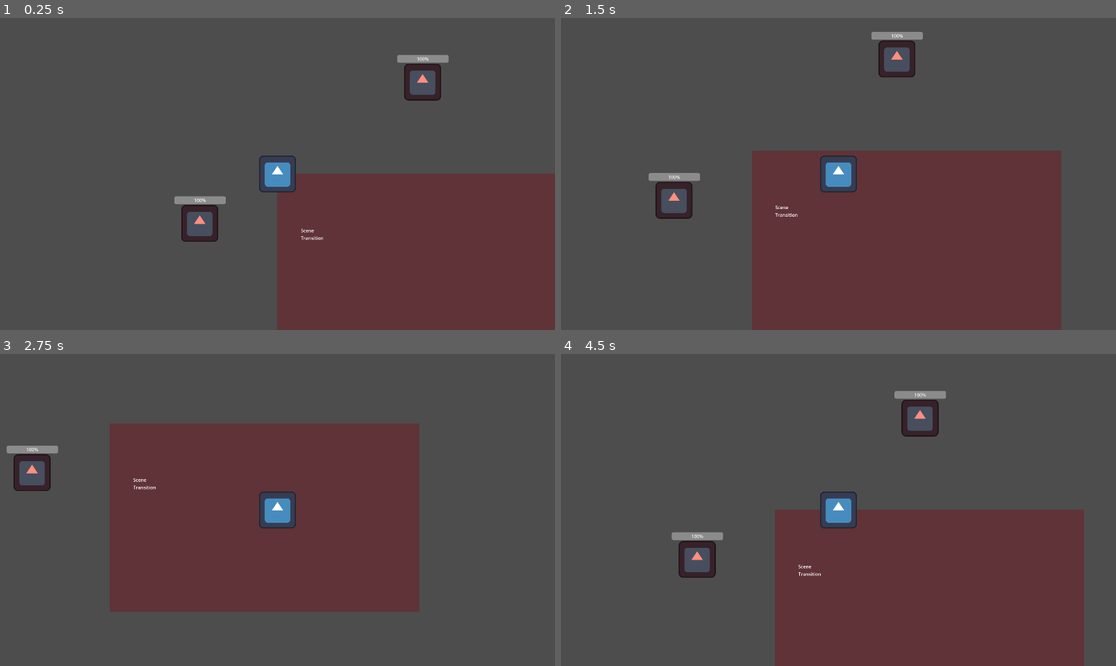
Above: before the commit, frames 1-4 (two rows, left to right).
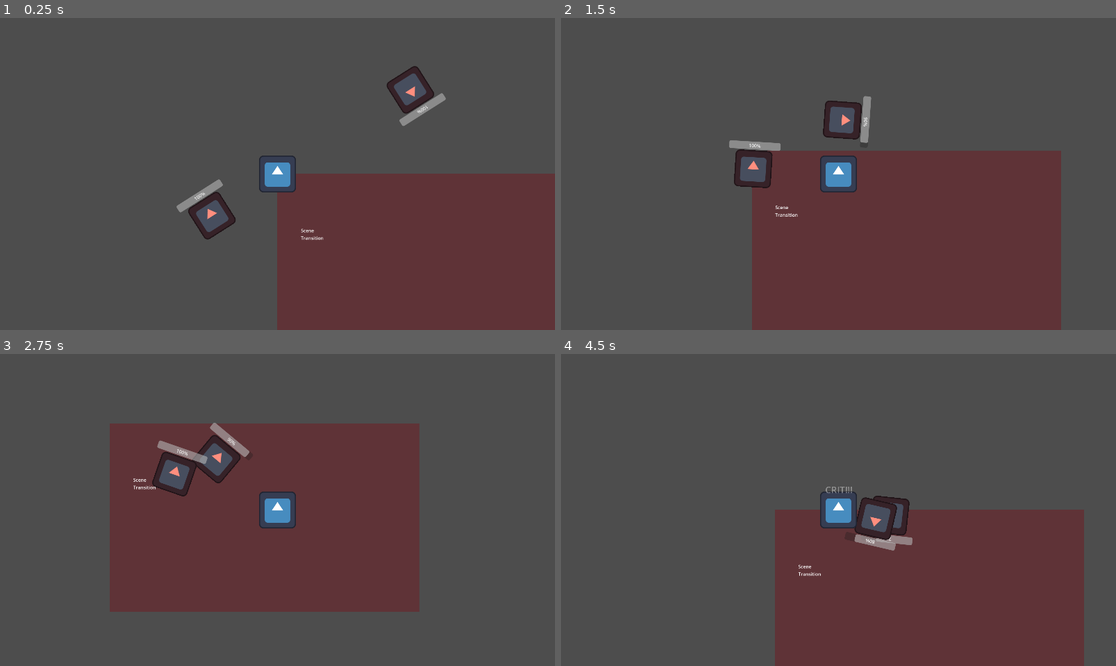
Above: after the commit, the same moments.

Repository: ElanReizas/Adventure_Crawler
Game: Godot game, scene res://Assets/Scenes/room1_f1.tscn
Two runs of this game, one before a commit and one after it. Both use one fixed random seed, a clock stepped at 60 frames per second and the inputs below. The project has no main scene, so this scene is started directly. The engine's default icon, where the game draws it, is replaced by a stand-in: a white triangle on a blue panel in a dark square.
Inputs (mouse positions are in pixels of both pictures, inside the frame that each line leads up to):
- Up to frame 1 (0.25 s): no input
- Up to frame 2 (1.5 s): move the mouse to (960, 158) at 0.52 s; hold Right (ui_right) 0.53-1.28 s; click (960, 158) at 0.6 s; move the mouse to (727, 189) at 1.27 s; hold Down (ui_down) from 1.28 s (still down); click (727, 189) at 1.35 s
- Up to frame 3 (2.75 s): move the mouse to (333, 441) at 2.02 s; release Down (ui_down) at 2.03 s; hold Right (ui_right) from 2.03 s (still down); click (333, 441) at 2.1 s
- Up to frame 4 (4.5 s): move the mouse to (810, 572) at 2.77 s; release Right (ui_right) at 2.78 s; hold Up (ui_up) 2.78-3.53 s; click (810, 572) at 2.85 s; move the mouse to (1005, 556) at 3.52 s; hold Left (ui_left) from 3.53 s (still down); click (1005, 556) at 3.6 s; move the mouse to (672, 463) at 4.27 s; click (672, 463) at 4.35 s

The runs differ from the first frame. In frame 1, 2.1% of the frame differs, in the area x 31-81%, y 11-72%; in frame 2, 2.9%, in the area x 15-66%, y 4-65%; in frame 3, 2.6%; in frame 4, 2.8%.

Commit message:
Add enemy pursuit logic and pursuit testing
Refactored Enemy.tscn to use CharacterBody2D, added collision shape, and updated script to implement basic pursuit behavior towards the player. Introduced pursuit_testing.tscn for testing enemy pursuit.

Diff:
--- a/Assets/Scenes/Enemy.tscn
+++ b/Assets/Scenes/Enemy.tscn
@@ -1,17 +1,24 @@
-[gd_scene load_steps=3 format=3 uid="uid://w7fn2ns1k5r"]
+[gd_scene load_steps=4 format=3 uid="uid://w7fn2ns1k5r"]
 
-[ext_resource type="Script" uid="uid://uh4pr7ok3vj8" path="res://Assets/scripts/enemy.gd" id="1_3pmh0"]
+[ext_resource type="Script" uid="uid://uh4pr7ok3vj8" path="res://Assets/Scripts/enemy.gd" id="1_3pmh0"]
 [ext_resource type="Texture2D" uid="uid://dw23l1ghn604q" path="res://icon.svg" id="1_oyf8h"]
 
-[node name="Enemy" type="Node2D" groups=["enemies"]]
+[sub_resource type="CircleShape2D" id="CircleShape2D_3pmh0"]
+
+[node name="Enemy" type="CharacterBody2D" groups=["enemies"]]
+position = Vector2(600, 399)
 script = ExtResource("1_3pmh0")
-
-[node name="Sprite2D" type="Sprite2D" parent="."]
-modulate = Color(1, 0.55628604, 0.49291265, 1)
-texture = ExtResource("1_oyf8h")
 
 [node name="HealthBar" type="ProgressBar" parent="."]
 offset_left = -88.0
 offset_top = -94.0
 offset_right = 90.0
 offset_bottom = -67.0
+metadata/_edit_use_anchors_ = true
+
+[node name="Sprite2D" type="Sprite2D" parent="."]
+modulate = Color(1, 0.55628604, 0.49291265, 1)
+texture = ExtResource("1_oyf8h")
+
+[node name="CollisionShape2D" type="CollisionShape2D" parent="."]
+shape = SubResource("CircleShape2D_3pmh0")
--- /dev/null
+++ b/Assets/Scenes/pursuit_testing.tscn
@@ -0,0 +1,11 @@
+[gd_scene load_steps=3 format=3 uid="uid://bdxxpxqd6hnp7"]
+
+[ext_resource type="PackedScene" uid="uid://bf21l51gif70h" path="res://Assets/Scenes/Player.tscn" id="1_le5xu"]
+[ext_resource type="PackedScene" uid="uid://w7fn2ns1k5r" path="res://Assets/Scenes/Enemy.tscn" id="2_i7gde"]
+
+[node name="PursuitTesting" type="Node2D"]
+
+[node name="Player" parent="." instance=ExtResource("1_le5xu")]
+
+[node name="Enemy" parent="." instance=ExtResource("2_i7gde")]
+position = Vector2(-348, 22)
--- a/Assets/Scripts/enemy.gd
+++ b/Assets/Scripts/enemy.gd
@@ -1,20 +1,37 @@
-extends Node2D
+extends CharacterBody2D
 class_name Enemy
+@onready var target = $"../Player"
+@export var speed = 200
+#var velocity = Vector2.ZERO
 var max_health: int = 100
 var current_health: int
+#Variable to determine if the player was seen by an enemy to initiate engage targetting
+var playerSeen: bool
 @onready var health_bar: ProgressBar = $HealthBar
-
 func _ready():
 	current_health = max_health
 	health_bar.max_value = max_health
 	health_bar.value = current_health
 
-func take_damage(amount: int):
+func take_damage(amount: int) -> void:
 	current_health = max(current_health - amount, 0)
 	health_bar.value = current_health
 
 	if current_health <= 0:
 		die()
+func _physics_process(delta: float) -> void:
+	if (target):
+		var direction = (target.position-position).normalized()
+		velocity = direction * speed
+		look_at(target.position)
+		move_and_slide()
+#Targeting function
+#initial testing we set playerSeen to true to skip past patrolling phase
+#this is made for melee enemies
+#LOS to be further implemented
+func targetPlayer():
+	playerSeen=true
+
 
 func die():
 	queue_free()
